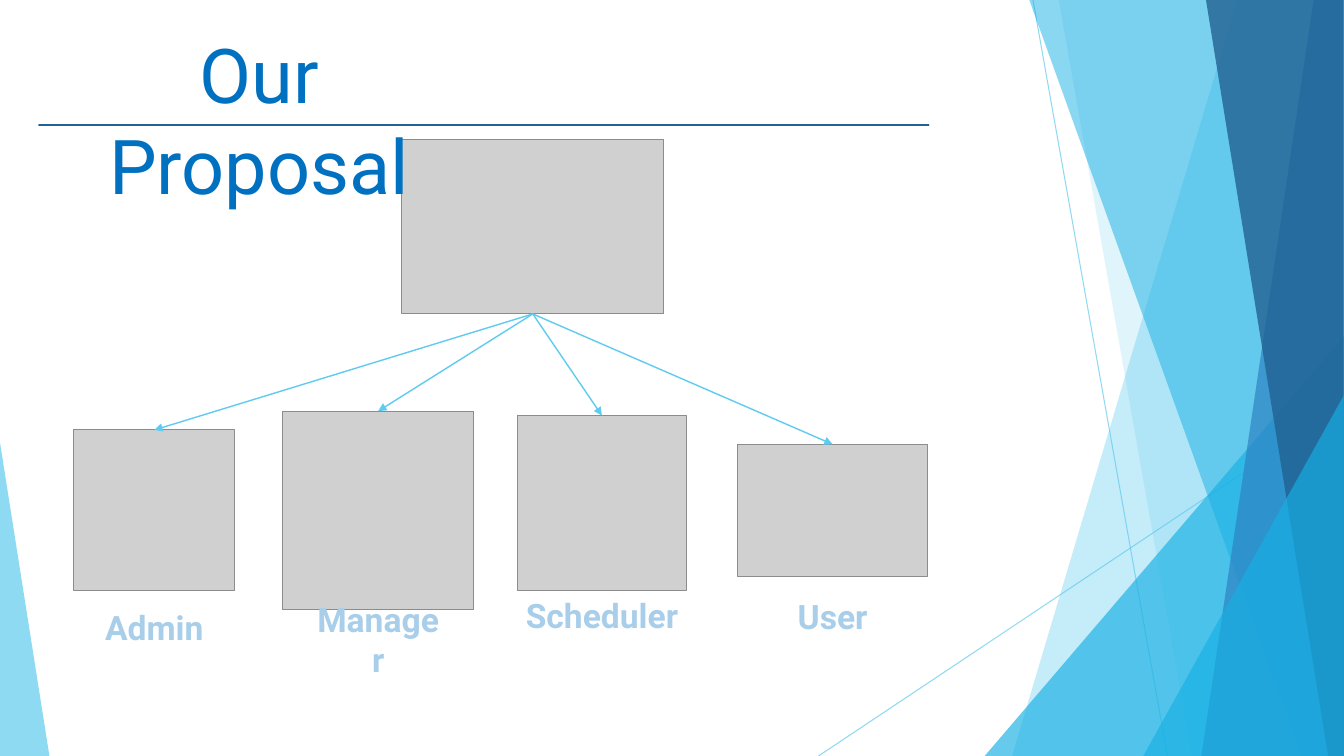
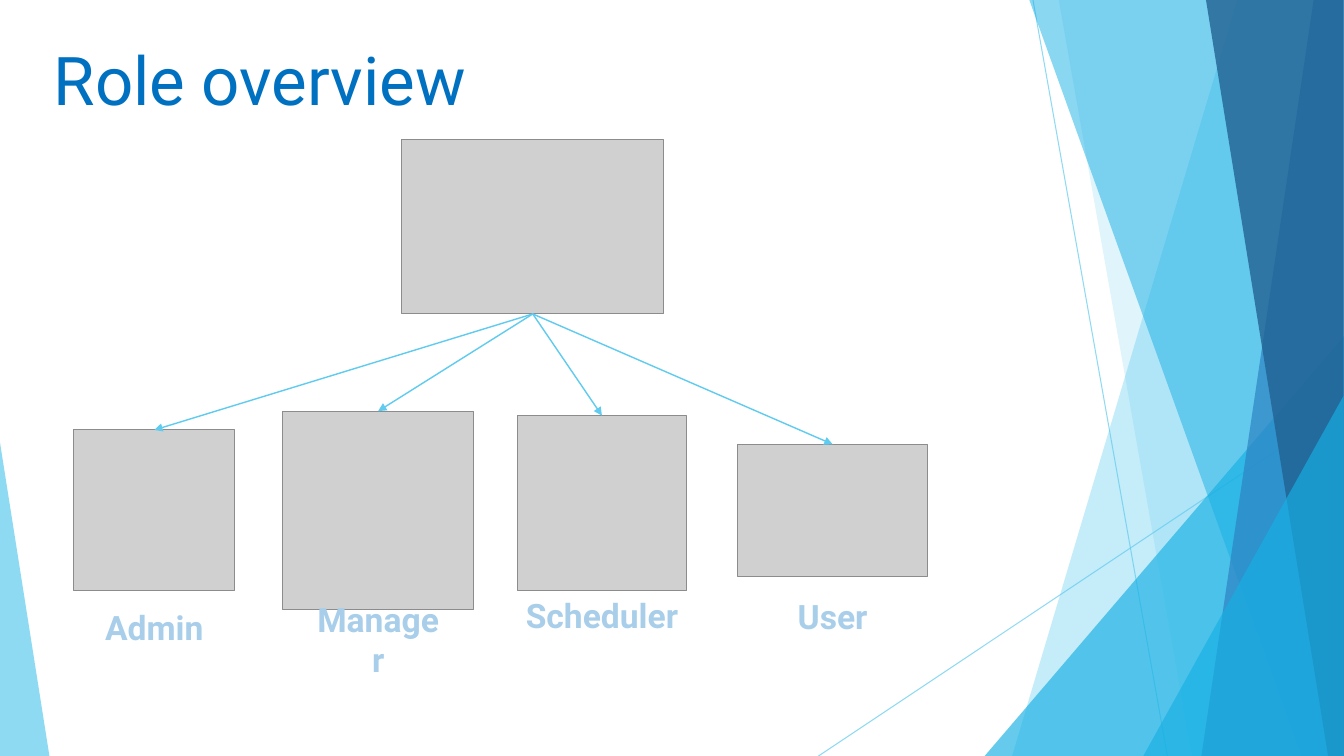
Before and after one commit to linhmimoza/Hospital_PortalExtra, a slide deck: slide 13 of Hospital.pptx (slide 11 before the commit). Drawn at 1344x756 pixels with LibreOffice and Linux fonts; fonts in the diff are those of the drawing; grey boxes stand for pictures. Boxes give left, top, right and bottom in pixels: in the first picture for what was removed or moved away, otherwise in the second. Text is boxed around its words. In the diff, an @@ line names an element or a change of style, - is before the commit and + after.

```diff
--- a/Hospital.pptx
+++ b/Hospital.pptx
@@ text added at (54, 54, 466, 106), 48 pt, text #0070C0 @@
+Role overview
@@ text removed at (109, 48, 409, 212) @@
-Our Proposal
@@ line removed from (39, 125) to (929, 125) @@
```
Also in this commit, not shown: 5 other slides changed, 8 slides added, 3 slides removed, 4 other files.
